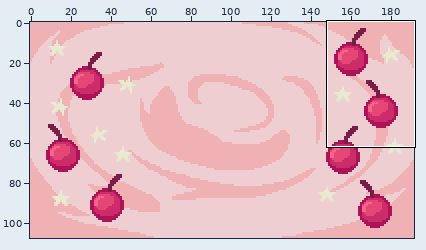
Two states of a pixel-art file, Assets/Art/Background/menuBG.aseprite. Above: a wide view before the commit, with the close-up outlined.
Close-up. Before the commit:
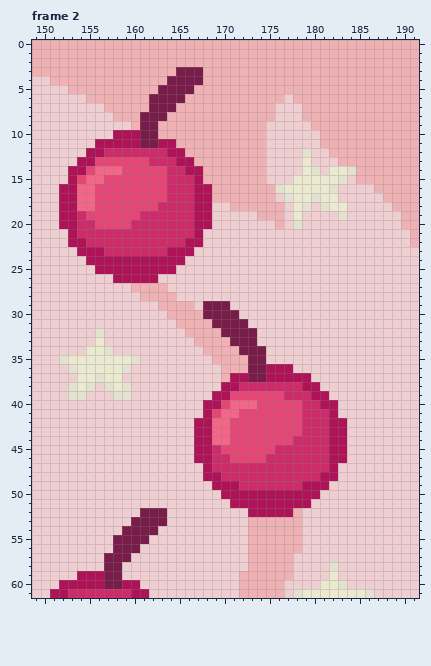
192x108 pixels, 2 frames. Shown: frame 2: x 149..191, y 0..61. The commit also changed other frames or places, which this record leaves out.
And afterwards:
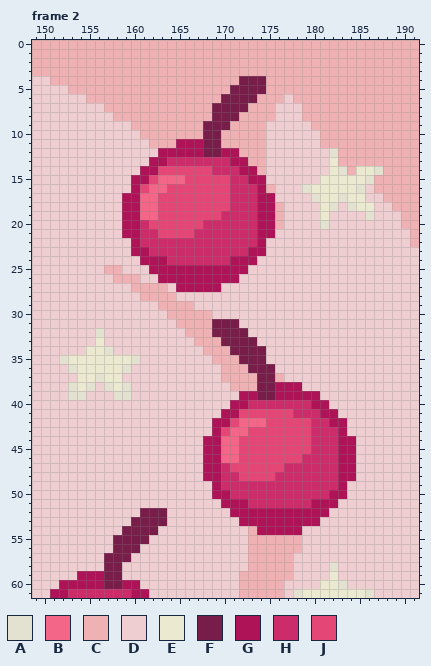
Palette (. is transparent): A #e3e2d0  B #f36687  C #efb1b3  D #efced1  E #ebe9cf  F #781c49  G #ae1358  H #cc2d6a  J #e44776
Log entry: moved cherry in main menu BG
From old to new:
--- frame 2, layers "stars", "cherries"
@@ x 149..191 @@
  2 CCCCCCCCCCCCCCCCCCCCCCCCCCCCCCCCCCCCCCCCCCC
- 3 CCCCCCCCCCCCCCCCFFFCCCCCCCCCCCCCCCCCCCCCCCC
- 4 DDCCCCCCCCCCCCCFFFFCCCCCCCCCCCCCCCCCCCCCCCC
- 5 DDDDCCCCCCCCCCFFFFCCCCCCCCCCCCCCCCCCCCCCCCC
- 6 DDDDDDCCCCCCCFFFFCCCCCCCCCCCDCCCCCCCCCCCCCC
- 7 DDDDDDDDCCCCCFFFCCCCCCCCCCCDDDCCCCCCCCCCCCC
- 8 DDDDDDDDDCCCFFFCCCCCCCCCCCCDDDCCCCCCCCCCCCC
- 9 DDDDDDDDDDDCFFCCCCCCCCCCCCDDDDDCCCCCCCCCCCC
-10 DDDDDDDDDGGGFFCCCCCCCCCCCCDDDDDDCCCCCCCCCCC
-11 DDDDDDDGGGGGFFGGCCCCCCCCCCDDDDDDCCCCCCCCCCC
-12 DDDDDDGGHHHHHHHGGCCCCCCCCCDDDDADDCCCCCCCCCC
-13 DDDDDGGJJJJJJHHHGGCCCCCCCCDDDDEDDDCCCCCCCCC
-14 DDDDGGJBBBJJJJJHHGGCCCCCCCDDDDEADEEACCCCCCC
-15 DDDDGJBBJJJJJJJHHHGCCCCCCCDDDEEEEEADCCCCCCC
-16 DDDGGBBJJJJJJJJHHHGGCCCCCCCAEEEEEADDDDCCCCC
-17 DDDGGBBJJJJJJJJHHHGGCCCCCCCDAEEAEEDDDDDCCCC
-18 DDDGGBBJJJJJJJHHHHGGDDCCCCCCDEADAEEDDDDDCCC
-19 DDDGGHJJJJJJHHHHHHGGDDDDDCCCDEDDDDADDDDDDCC
-20 DDDGGHHJJJJHHHHHHHGGDDDDDDDCDADDDDDDDDDDDCC
-21 DDDDGHHHHHHHHHHHHHGDDDDDDDDDDDDDDDDDDDDDDDC
-22 DDDDGGHHHHHHHHHHHGGDDDDDDDDDDDDDDDDDDDDDDDC
-23 DDDDDGGGHHHHHHHGGGDDDDDDDDDDDDDDDDDDDDDDDDD
-24 DDDDDDGGGGGGGGGGGDDDDDDDDDDDDDDDDDDDDDDDDDD
-25 DDDDDDDGGGGGGGGGDDDDDDDDDDDDDDDDDDDDDDDDDDD
-26 DDDDDDDDDGGGGGDDDDDDDDDDDDDDDDDDDDDDDDDDDDD
-27 DDDDDDDDDDDCCCCDDDDDDDDDDDDDDDDDDDDDDDDDDDD
+ 3 CCCCCCCCCCCCCCCCCCCCCCCCCCCCCCCCCCCCCCCCCCC
+ 4 DDCCCCCCCCCCCCCCCCCCCCCFFFCCCCCCCCCCCCCCCCC
+ 5 DDDDCCCCCCCCCCCCCCCCCCFFFFCCCCCCCCCCCCCCCCC
+ 6 DDDDDDCCCCCCCCCCCCCCCFFFFCCCDCCCCCCCCCCCCCC
+ 7 DDDDDDDDCCCCCCCCCCCCFFFFCCCDDDCCCCCCCCCCCCC
+ 8 DDDDDDDDDCCCCCCCCCCCFFFCCCCDDDCCCCCCCCCCCCC
+ 9 DDDDDDDDDDDCCCCCCCCFFFCCCCDDDDDCCCCCCCCCCCC
+10 DDDDDDDDDDDDCCCCCCCFFCCCCCDDDDDDCCCCCCCCCCC
+11 DDDDDDDDDDDDDCCCGGGFFCCCCCDDDDDDCCCCCCCCCCC
+12 DDDDDDDDDDDDDDGGGGGFFGGCCCDDDDDDDACCCCCCCCC
+13 DDDDDDDDDDDDDGGHHHHHHHGGCCDDDDDDDECCCCCCCCC
+14 DDDDDDDDDDDDGGJJJJJJHHHGGCDDDDDDDEACEEACCCC
+15 DDDDDDDDDDDGGJBBBJJJJJHHGGDDDDDDEEEEEACCCCC
+16 DDDDDDDDDDDGJBBJJJJJJJHHHGCDDDAEEEEEADCCCCC
+17 DDDDDDDDDDGGBBJJJJJJJJHHHGGDDDDAEEAEEDDCCCC
+18 DDDDDDDDDDGGBBJJJJJJJJHHHGGCDDDDEADAEEDDCCC
+19 DDDDDDDDDDGGBBJJJJJJJHHHHGGCDDDDEDDDDADDDCC
+20 DDDDDDDDDDGGHJJJJJJHHHHHHGGCDDDDADDDDDDDDCC
+21 DDDDDDDDDDGGHHJJJJHHHHHHHGGDDDDDDDDDDDDDDDC
+22 DDDDDDDDDDDGHHHHHHHHHHHHHGDDDDDDDDDDDDDDDDC
+23 DDDDDDDDDDDGGHHHHHHHHHHHGGDDDDDDDDDDDDDDDDD
+24 DDDDDDDDDDDDGGGHHHHHHHGGGDDDDDDDDDDDDDDDDDD
+25 DDDDDDDDCCDDDGGGGGGGGGGGDDDDDDDDDDDDDDDDDDD
+26 DDDDDDDDDCCCDDGGGGGGGGGDDDDDDDDDDDDDDDDDDDD
+27 DDDDDDDDDDDCCCCDGGGGGDDDDDDDDDDDDDDDDDDDDDD
 28 DDDDDDDDDDDDCCCCDDDDDDDDDDDDDDDDDDDDDDDDDDD
-29 DDDDDDDDDDDDDDCCCCDFFFDDDDDDDDDDDDDDDDDDDDD
-30 DDDDDDDDDDDDDDDCCCCFFFFDDDDDDDDDDDDDDDDDDDD
-31 DDDDDDDDDDDDDDDDCCCCFFFFDDDDDDDDDDDDDDDDDDD
-32 DDDDDDDADDDDDDDDDCCCCFFFFDDDDDDDDDDDDDDDDDD
-33 DDDDDDDEDDDDDDDDDDCCCCFFFDDDDDDDDDDDDDDDDDD
-34 DDDDDDEEADDDDDDDDDDCCCCFFFDDDDDDDDDDDDDDDDD
-35 DDDAEEEEEEEADDDDDDDDCCCCFFDDDDDDDDDDDDDDDDD
-36 DDDDAEEEEEADDDDDDDDDDCCCFFGGGDDDDDDDDDDDDDD
-37 DDDDDEEAEEDDDDDDDDDDDCGGFFGGGGGDDDDDDDDDDDD
-38 DDDDAEADAEADDDDDDDDDDGGHHHHHHHGGDDDDDDDDDDD
-39 DDDDAADDDAADDDDDDDDDGGJJJJJJHHHGGDDDDDDDDDD
-40 DDDDDDDDDDDDDDDDDDDGGJBBBJJJJJHHGGDDDDDDDDD
-41 DDDDDDDDDDDDDDDDDDDGJBBJJJJJJJHHHGDDDDDDDDD
-42 DDDDDDDDDDDDDDDDDDGGBBJJJJJJJJHHHGGDDDDDDDD
-43 DDDDDDDDDDDDDDDDDDGGBBJJJJJJJJHHHGGDDDDDDDD
-44 DDDDDDDDDDDDDDDDDDGGBBJJJJJJJHHHHGGDDDDDDDD
-45 DDDDDDDDDDDDDDDDDDGGHJJJJJJHHHHHHGGDDDDDDDD
-46 DDDDDDDDDDDDDDDDDDGGHHJJJJHHHHHHHGGDDDDDDDD
-47 DDDDDDDDDDDDDDDDDDDGHHHHHHHHHHHHHGDDDDDDDDD
-48 DDDDDDDDDDDDDDDDDDDGGHHHHHHHHHHHGGDDDDDDDDD
-49 DDDDDDDDDDDDDDDDDDDDGGGHHHHHHHGGGDDDDDDDDDD
-50 DDDDDDDDDDDDDDDDDDDDDGGGGGGGGGGGDDDDDDDDDDD
-51 DDDDDDDDDDDDDDDDDDDDDDGGGGGGGGGDDDDDDDDDDDD
-52 DDDDDDDDDDDDFFFDDDDDDDDDGGGGGCDDDDDDDDDDDDD
-53 DDDDDDDDDDDFFFFDDDDDDDDDCCCCCCDDDDDDDDDDDDD
-54 DDDDDDDDDDFFFFDDDDDDDDDDCCCCCCDDDDDDDDDDDDD
+29 DDDDDDDDDDDDDDCCCCDDDDDDDDDDDDDDDDDDDDDDDDD
+30 DDDDDDDDDDDDDDDCCCCCDDDDDDDDDDDDDDDDDDDDDDD
+31 DDDDDDDDDDDDDDDDCCCCFFFDDDDDDDDDDDDDDDDDDDD
+32 DDDDDDDADDDDDDDDDCCCFFFFDDDDDDDDDDDDDDDDDDD
+33 DDDDDDDEDDDDDDDDDDCCCFFFFDDDDDDDDDDDDDDDDDD
+34 DDDDDDEEADDDDDDDDDDCCCFFFFDDDDDDDDDDDDDDDDD
+35 DDDAEEEEEEEADDDDDDDDCCCFFFDDDDDDDDDDDDDDDDD
+36 DDDDAEEEEEADDDDDDDDDDCCCFFFDDDDDDDDDDDDDDDD
+37 DDDDDEEAEEDDDDDDDDDDDCCCCFFCDDDDDDDDDDDDDDD
+38 DDDDAEADAEADDDDDDDDDDDCCCFFGGGDDDDDDDDDDDDD
+39 DDDDAADDDAADDDDDDDDDDDDGGFFGGGGGDDDDDDDDDDD
+40 DDDDDDDDDDDDDDDDDDDDDDGGHHHHHHHGGDDDDDDDDDD
+41 DDDDDDDDDDDDDDDDDDDDDGGJJJJJJHHHGGDDDDDDDDD
+42 DDDDDDDDDDDDDDDDDDDDGGJBBBJJJJJHHGGDDDDDDDD
+43 DDDDDDDDDDDDDDDDDDDDGJBBJJJJJJJHHHGDDDDDDDD
+44 DDDDDDDDDDDDDDDDDDDGGBBJJJJJJJJHHHGGDDDDDDD
+45 DDDDDDDDDDDDDDDDDDDGGBBJJJJJJJJHHHGGDDDDDDD
+46 DDDDDDDDDDDDDDDDDDDGGBBJJJJJJJHHHHGGDDDDDDD
+47 DDDDDDDDDDDDDDDDDDDGGHJJJJJJHHHHHHGGDDDDDDD
+48 DDDDDDDDDDDDDDDDDDDGGHHJJJJHHHHHHHGGDDDDDDD
+49 DDDDDDDDDDDDDDDDDDDDGHHHHHHHHHHHHHGDDDDDDDD
+50 DDDDDDDDDDDDDDDDDDDDGGHHHHHHHHHHHGGDDDDDDDD
+51 DDDDDDDDDDDDDDDDDDDDDGGGHHHHHHHGGGDDDDDDDDD
+52 DDDDDDDDDDDDFFFDDDDDDDGGGGGGGGGGGDDDDDDDDDD
+53 DDDDDDDDDDDFFFFDDDDDDDDGGGGGGGGGDDDDDDDDDDD
+54 DDDDDDDDDDFFFFDDDDDDDDDDCGGGGGDDDDDDDDDDDDD
 55 DDDDDDDDDFFFFDDDDDDDDDDDCCCCCCDDDDDDDDDDDDD
